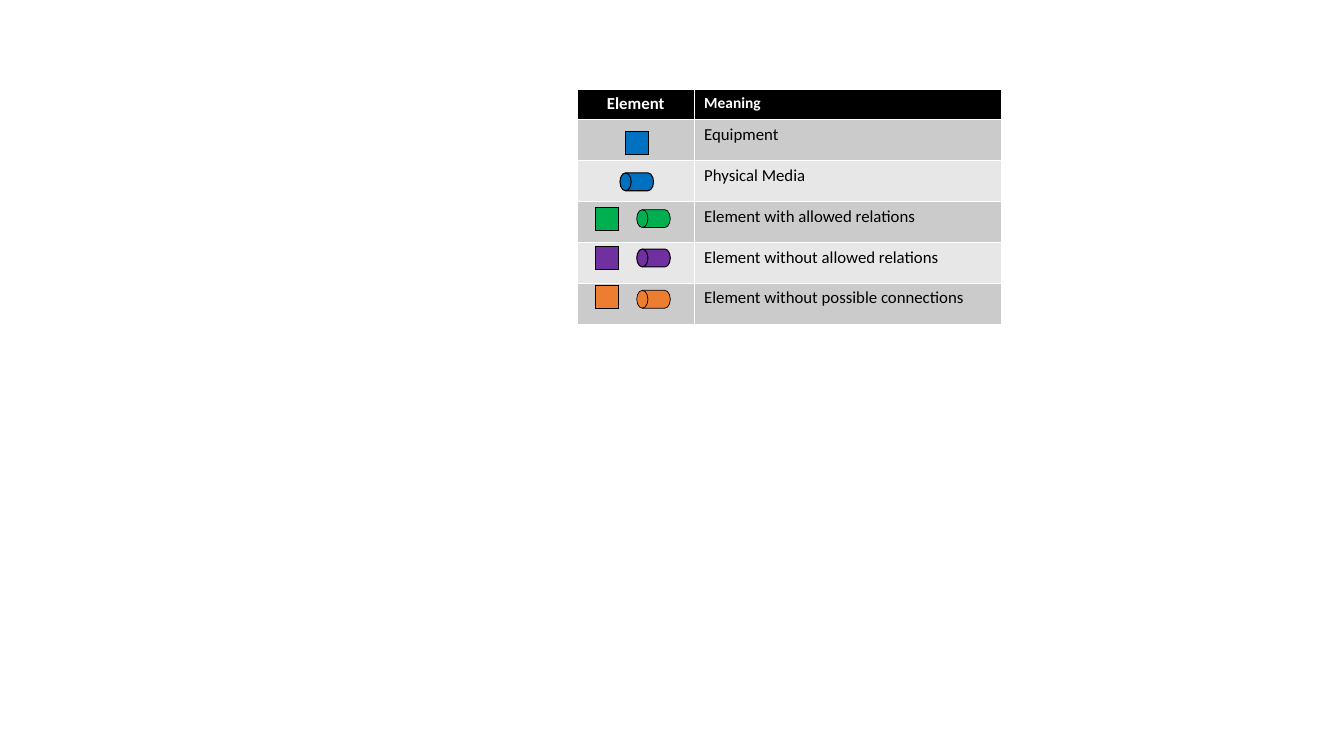
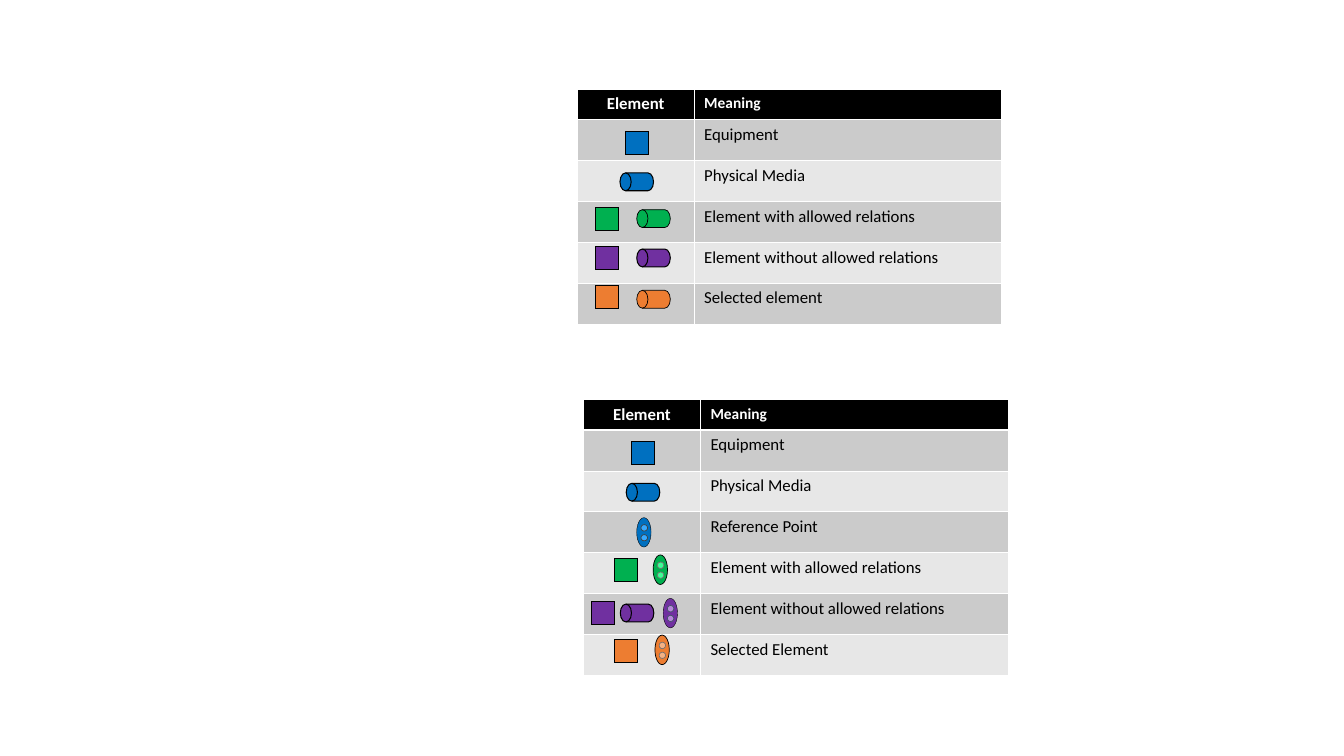
Before and after one commit to OntNetGroup/OntologyBased-Network-Advisor, a slide deck: slide 2 of GraphVisualizerHTML/resource/Formas.ppt. Drawn at 1344x756 pixels with LibreOffice and Linux fonts; fonts in the diff are those of the drawing. Boxes give left, top, right and bottom in pixels: in the first picture for what was removed or moved away, otherwise in the second. Text is boxed around its words. In the diff, an @@ line names an element or a change of style, - is before the commit and + after.

```diff
--- a/GraphVisualizerHTML/resource/Formas.ppt
+++ b/GraphVisualizerHTML/resource/Formas.ppt
@@ table at [577, 89, 1001, 320] @@
-row 6, column 2: Element without possible connections
+row 6, column 2: Selected element
@@ table added at [583, 399, 1007, 671], 7 rows, 2 columns @@
+Element | Meaning
+ | Equipment
+ | Physical Media
+ | Reference Point
+ | Element with allowed relations
+ | Element without allowed relations
+ | Selected Element
@@ rectangle added at [632, 441, 655, 464], fill #0070C0, outline #000000 0.26 pt @@
@@ flow chart magnetic drum added at [626, 483, 659, 501], fill #0070C0, outline #000000 0.74 pt @@
@@ ellipse added at [637, 518, 651, 547], fill #0070C0, outline #000000 0.26 pt @@
@@ ellipse added at [641, 524, 648, 530], fill #37A9FF, outline #404040 0.51 pt @@
@@ ellipse added at [641, 534, 648, 540], fill #37A9FF, outline #404040 0.51 pt @@
@@ rectangle added at [615, 558, 638, 581], fill #00B050, outline #000000 0.51 pt @@
@@ ellipse added at [653, 555, 667, 584], fill #00B050, outline #000000 0.51 pt @@
@@ ellipse added at [657, 562, 663, 568], fill #3BFF94, outline #767171 0.51 pt @@
@@ ellipse added at [657, 572, 663, 578], fill #3BFF94, outline #767171 0.51 pt @@
@@ ellipse added at [663, 598, 677, 628], fill #7030A0, outline #000000 0.26 pt @@
@@ rectangle added at [591, 601, 615, 625], fill #7030A0, outline #000000 0.26 pt @@
@@ flow chart magnetic drum added at [620, 603, 653, 622], fill #7030A0, outline #000000 0.74 pt @@
@@ ellipse added at [667, 606, 673, 612], fill #B686DA, outline #44546A 0.51 pt @@
@@ ellipse added at [667, 615, 673, 621], fill #B686DA, outline #44546A 0.51 pt @@
@@ rectangle added at [615, 639, 638, 662], fill #ED7D31, outline #000000 0.51 pt @@
@@ ellipse added at [655, 635, 669, 664], fill #ED7D31, outline #000000 0.51 pt @@
@@ ellipse added at [659, 642, 665, 648], fill #F4B183, outline #767171 0.51 pt @@
@@ ellipse added at [659, 652, 665, 658], fill #F4B183, outline #767171 0.51 pt @@
```
Also in this commit, not shown: 5 other files.
